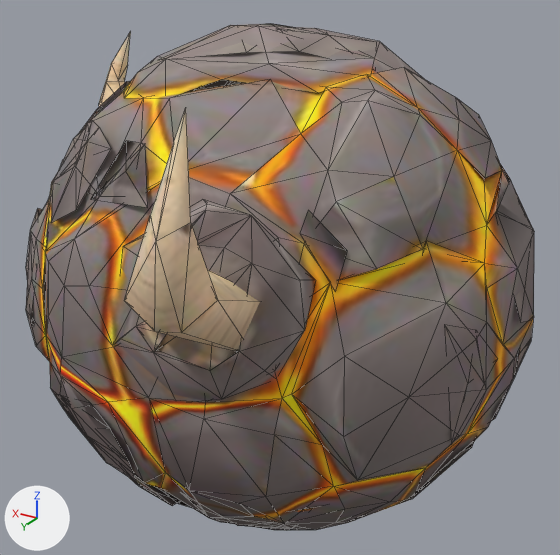
An edit to the glTF model public/models/monsters/horned_warden_ball.glb, drawn before and after from the same camera.
Rendered twice from a camera (50 mm lens) standing at (-1.36, 2.0, 1.02) and looking at (-0.12, -0.07, -0.01). Lighting does not change. The marker at lower left points along +X, +Y and +Z. The picture after the commit comes second. Mesh edges are drawn as thin lines. Vertices at exactly the same position are counted once.
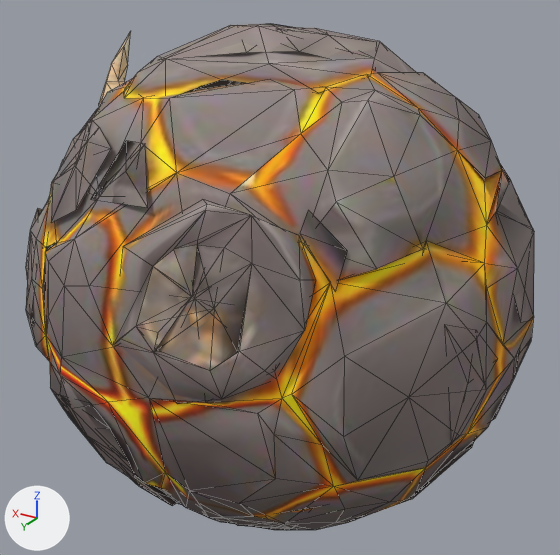
The newer file is also turned or shifted as a whole; pictures and numbers use the older file's frame.

Changed parts and their boxes [x1, y1, x2, y2] in the pictures (560 x 555 px; the box of a moved part takes in the faces that stretch with it):
part 1 of me_mesh_0, deleted (beige)
    before: [124, 108, 260, 351]
part 2 of me_mesh_0, cut back
    both: [111, 31, 131, 80]
part 3 of me_mesh_0, moved or reshaped
    before: [44, 67, 459, 524]
    after: [44, 73, 459, 524]

The change, as a list of edits to the scene's bpy script:
```text
Change me_mesh_0:
    used by ob_mesh_0; location = (0.0, 0.0, 0.0)
    remove me_mesh_0.from_pydata(...)  # 1015 vertices, 1796 faces; spans x -0.94..0.95, y -0.91..0.89, z -0.81..0.81
    add me_mesh_0.from_pydata(...)  # 1013 vertices, 1797 faces; spans x -0.94..0.95, y -0.91..0.73, z -0.81..0.81
    me_mesh_0 part 1: the loose piece of 18 vertices spanning x -0.47..-0.17, y 0.53..0.89, z 0.09..0.72 is deleted
    me_mesh_0 part 2
    11 faces are deleted
    4 vertices are added at (0.59, -0.42, 0.24), (0.89, -0.46, 0.3), (0.69, -0.1, -0.22), (0.85, -0.47, 0.65)
    19 new faces join them
    me_mesh_0 part 3
    4 vertices are removed from x -0.49..0.02, y -0.15..0.7, z -0.72..0.7
    61 faces are deleted
    16 vertices are added at x -0.81..0.35, y -0.57..0.65, z -0.69..0.78
    84 new faces join them
```
